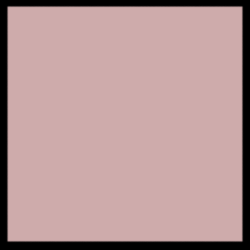
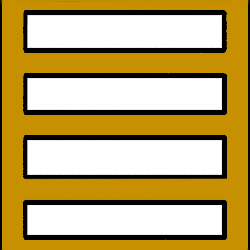
Layer changes from the first 250x250 image to the second:
hid "insideFloor" over 0, 0, 250, 250
added layer "Layer 1" above "rockCenterEdgedCorner" over 0, 0, 250, 250
